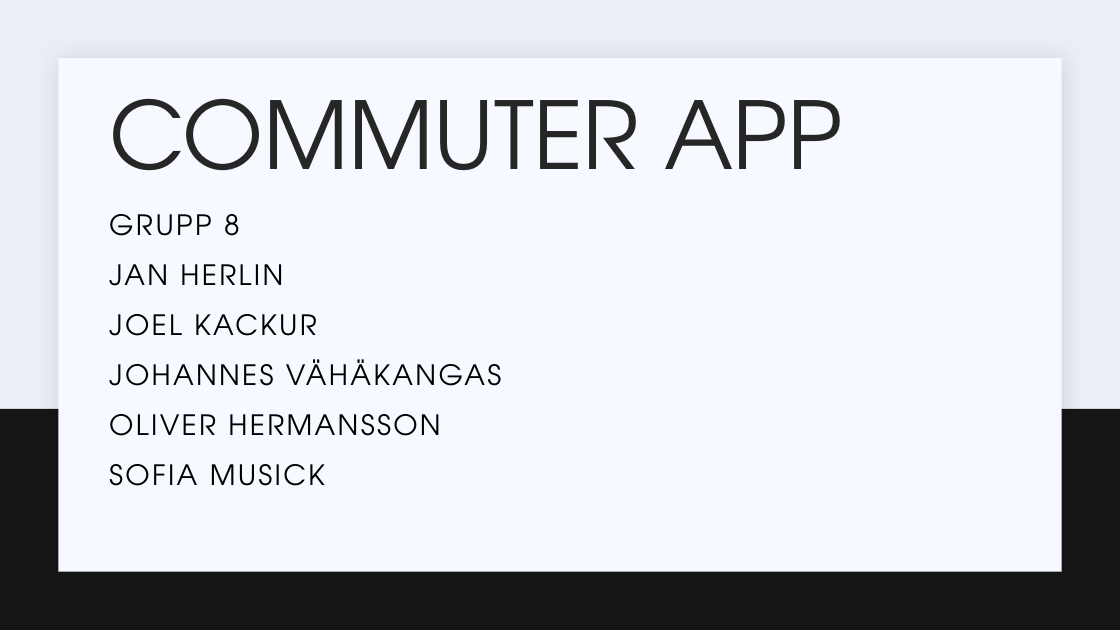
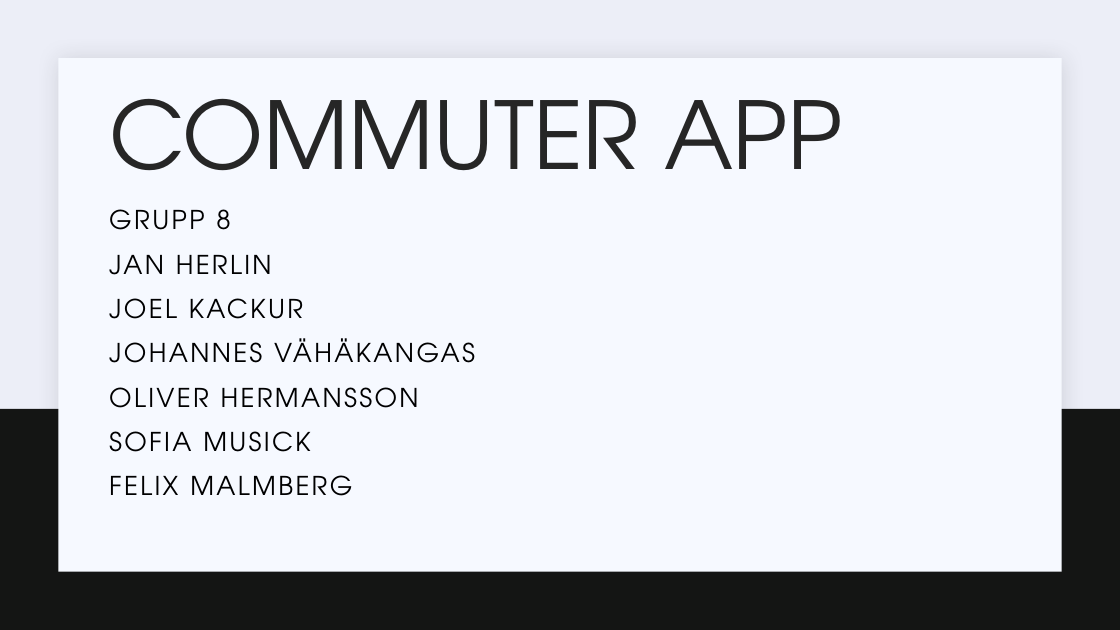
Before and after one commit to WizzardHarry/ramverk, a slide deck: slide 1 of docs/Commuter App.pptx. Drawn at 1120x630 pixels with LibreOffice and Linux fonts; fonts in the diff are those of the drawing. Boxes give left, top, right and bottom in pixels: in the first picture for what was removed or moved away, otherwise in the second. Text is boxed around its words. In the diff, an @@ line names an element or a change of style, - is before the commit and + after.

```diff
--- a/docs/Commuter App.pptx
+++ b/docs/Commuter App.pptx
@@ subtitle at bbox=[109, 209, 475, 452]: size 24 to 22.2 pt in "GRUPP 8", "JAN HERLIN", "JOEL KACKUR", "JOHANNES VÄHÄKANGAS" and 2 more places; line spacing 1 to 0.9 @@
@@ subtitle at bbox=[109, 475, 352, 496]: paragraph added @@
+FELIX MALMBERG
```
Also in this commit, not shown: 3 other slides changed, 1 slide added.
